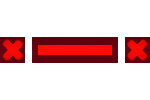
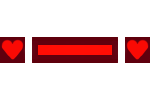
Revision of a layered 150 × 100 image; what changed, layer by layer:
renamed "Layer 18" to "Layer 19", hid it, painted on it over box(0, 39, 150, 61)
renamed "Layer 17" to "Layer 18", showed it, painted on it over box(0, 39, 150, 61)
